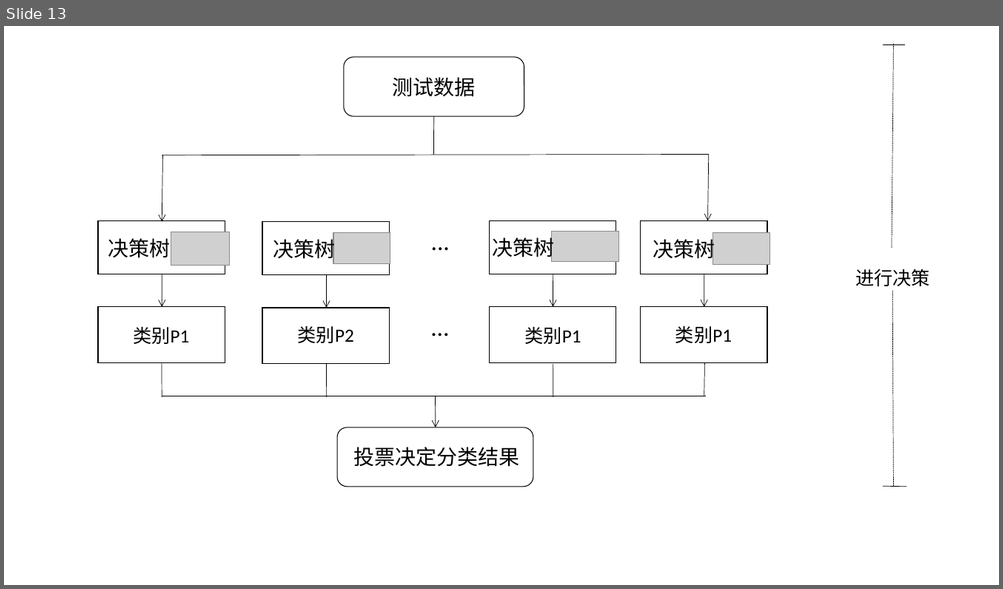
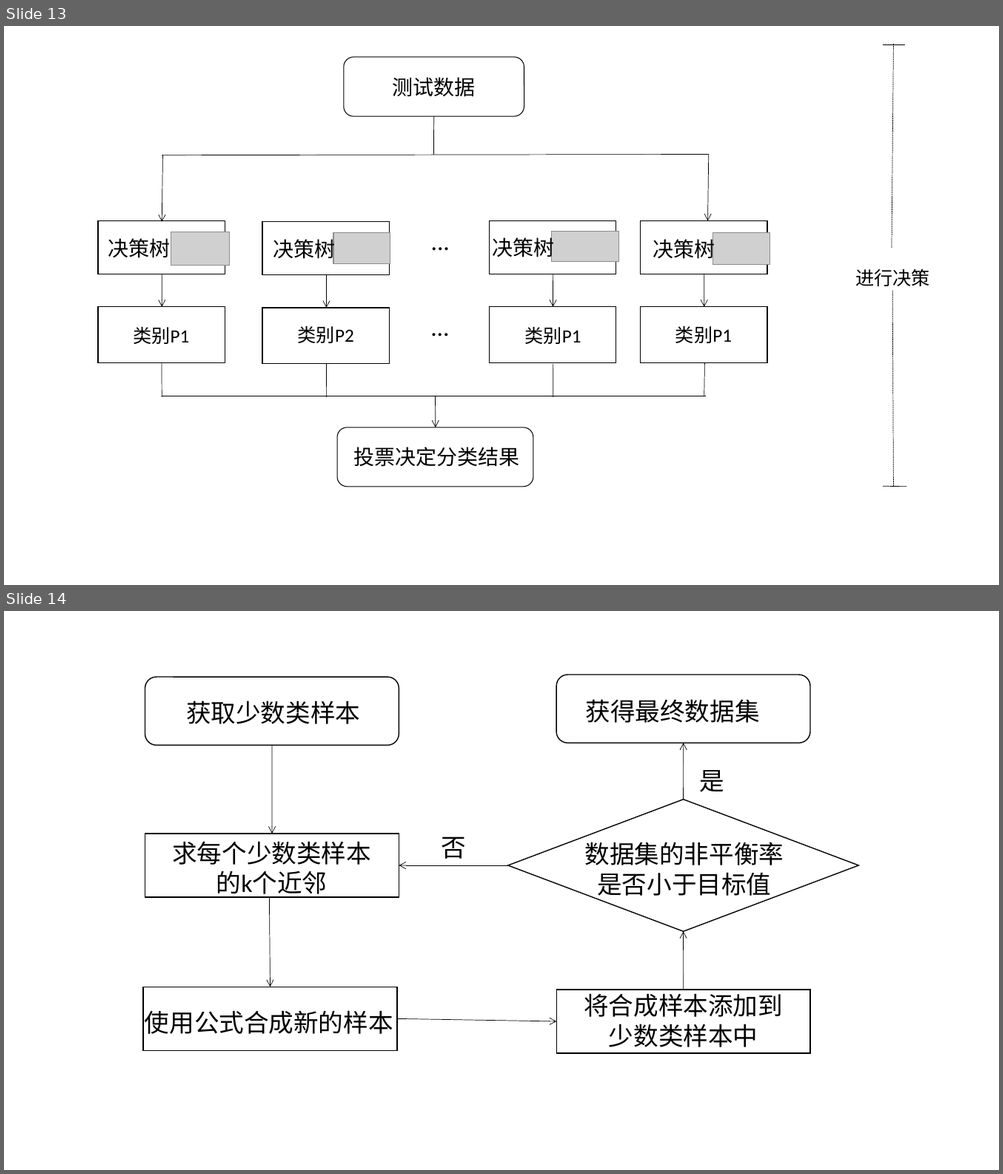
Before and after one commit to shinne/graduation, a slide deck: 毕设论文相关/我的相关/ppt/examples.pptx. Shown one above the other, each under a label of ours: slide 13 before the commit, slides 13 and 14 after it. The pictures are 1003x589 and 1003x1174 pixels, drawn with LibreOffice and Linux fonts; fonts in the diff are those of the drawing; grey boxes stand for pictures. Boxes give left, top, right and bottom in pixels: in the first picture for what was removed or moved away, otherwise in the second. Text is boxed around its words. In the diff, an @@ line names an element or a change of style, - is before the commit and + after.

```diff
--- a/毕设论文相关/我的相关/ppt/examples.pptx
+++ b/毕设论文相关/我的相关/ppt/examples.pptx
@@ slide 14 added at [4,611,999,1170], background #FFFFFF @@
@@ rounded rectangle added at [145,677,398,745], outline #000000 1 pt @@
@@ rounded rectangle added at [556,675,810,743], outline #000000 1 pt @@
@@ text added at [586,699,760,723], 24 pt, text #000000 @@
+获得最终数据集
@@ text added at [186,701,360,724], 24 pt, text #000000 @@
+获取少数类样本
@@ arrow added from (683, 800) to (683, 743), #000000 0.5 pt @@
@@ arrow added from (272, 745) to (272, 833), #000000 0.5 pt @@
@@ text added at [699,770,724,792], 24 pt, text #000000 @@
+是
@@ diamond added at [508,800,858,932], outline #000000 1 pt @@
@@ rectangle added at [145,833,398,897], outline #000000 1 pt @@
@@ text added at [172,841,371,899], 24 pt, text #000000 @@
+求每个少数类样本
+的k个近邻
@@ text added at [441,837,466,859], 24 pt, text #000000 @@
+否
@@ text added at [585,842,784,900], 24 pt, text #000000 @@
+数据集的非平衡率
+是否小于目标值
@@ arrow added from (508, 866) to (398, 866), #000000 0.5 pt @@
@@ arrow added from (270, 897) to (270, 987), #000000 0.5 pt @@
@@ arrow added from (683, 990) to (683, 932), #000000 0.5 pt @@
@@ rectangle added at [144,987,397,1051], outline #000000 1 pt @@
@@ rectangle added at [556,990,810,1054], outline #000000 1 pt @@
@@ text added at [583,990,782,1048], 24 pt, text #000000 @@
+将合成样本添加到
+少数类样本中
@@ text added at [145,1011,393,1034], 24 pt, text #000000 @@
+使用公式合成新的样本
@@ arrow added from (397, 1019) to (556, 1022), #000000 0.5 pt @@
```
Also in this commit, not shown: 1 slide removed, 12 other files.
